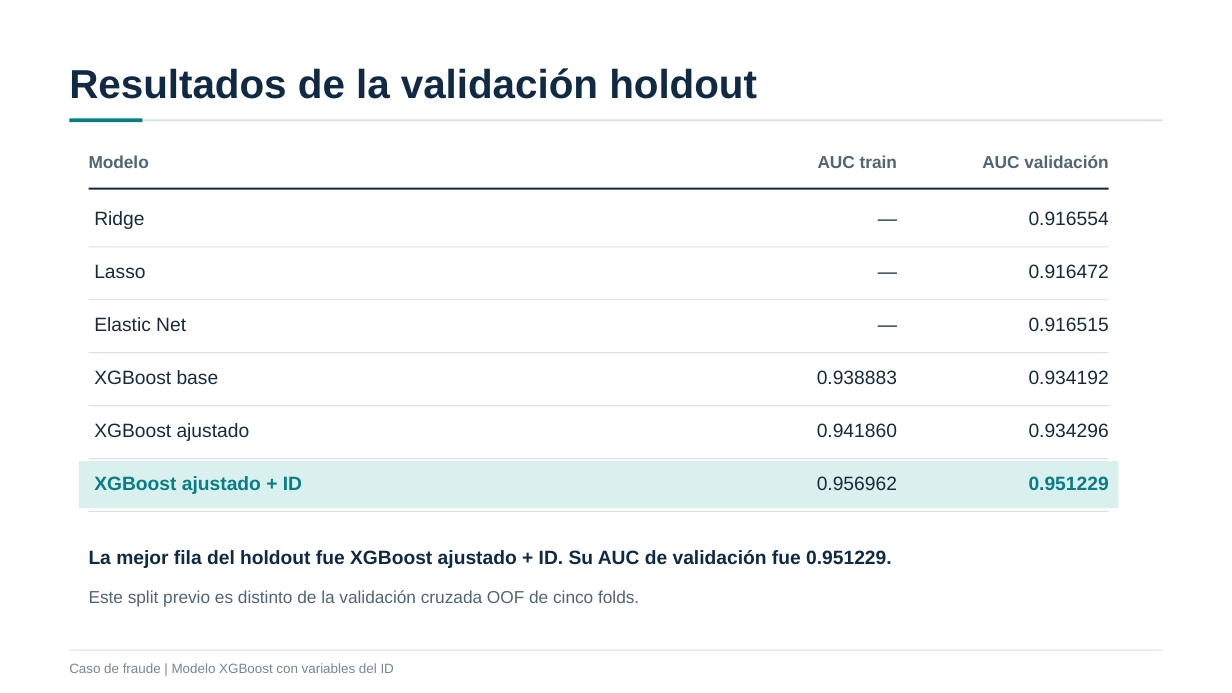
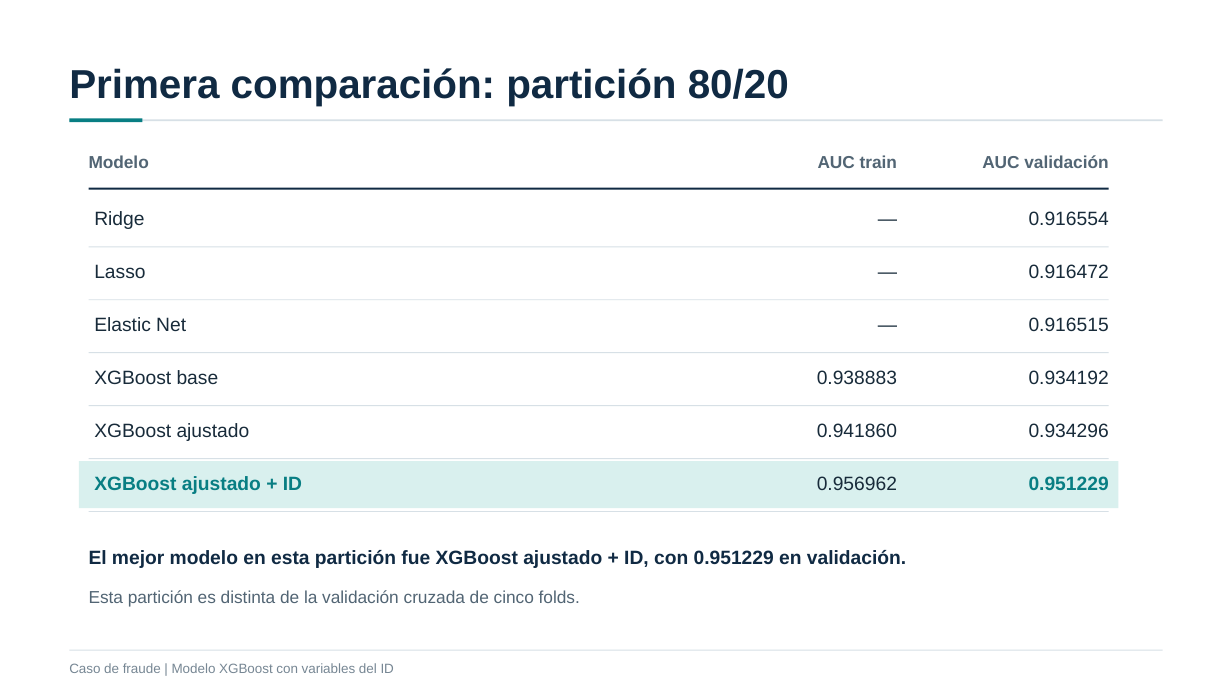
Before and after one commit to adrianfelipe812/deteccion-fraude-xgboost, a slide deck: slide 8 of presentacion/Analisis_Deteccion_Fraude_Entrega.pptx. Drawn at 1232x693 pixels with LibreOffice and Linux fonts; fonts in the diff are those of the drawing. Boxes give left, top, right and bottom in pixels: in the first picture for what was removed or moved away, otherwise in the second. Text is boxed around its words. In the diff, an @@ line names an element or a change of style, - is before the commit and + after.

```diff
--- a/presentacion/Analisis_Deteccion_Fraude_Entrega.pptx
+++ b/presentacion/Analisis_Deteccion_Fraude_Entrega.pptx
@@ text at <box>69,68,789,106</box>: text changed @@
-Resultados de la validación holdout
+Primera comparación: partición 80/20
@@ text at <box>89,550,906,568</box>: text changed @@
-La mejor fila del holdout fue XGBoost ajustado + ID. Su AUC de validación fue 0.951229.
+El mejor modelo en esta partición fue XGBoost ajustado + ID, con 0.951229 en validación.
@@ text at <box>89,590,580,607</box>: text changed @@
-Este split previo es distinto de la validación cruzada OOF de cinco folds.
+Esta partición es distinta de la validación cruzada de cinco folds.
```
Also in this commit, not shown: 8 other slides changed.
